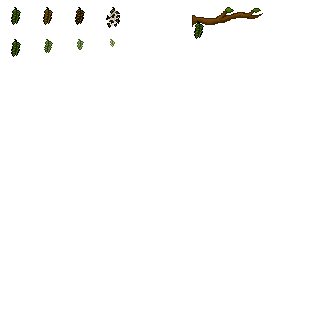
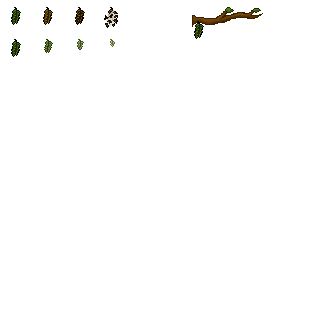
Two versions of the same layered image (320px x 320px). Layer-by-layer changes:
pixels changed over [104, 7, 120, 28] (layer not identified)